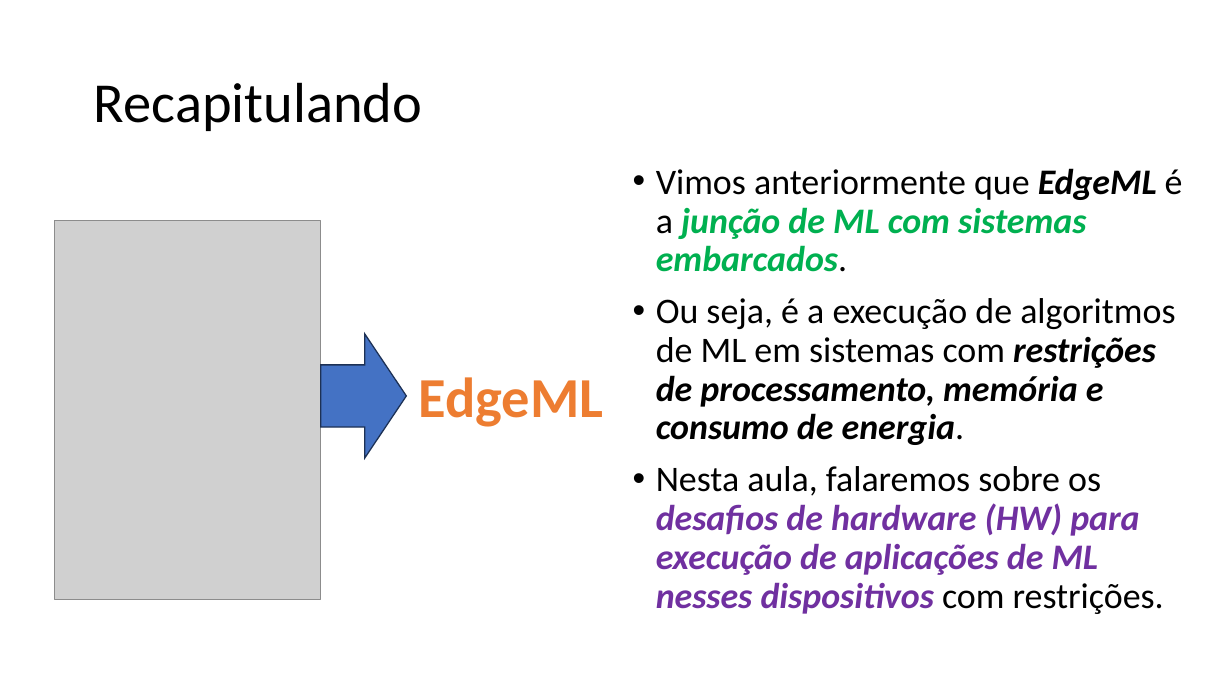
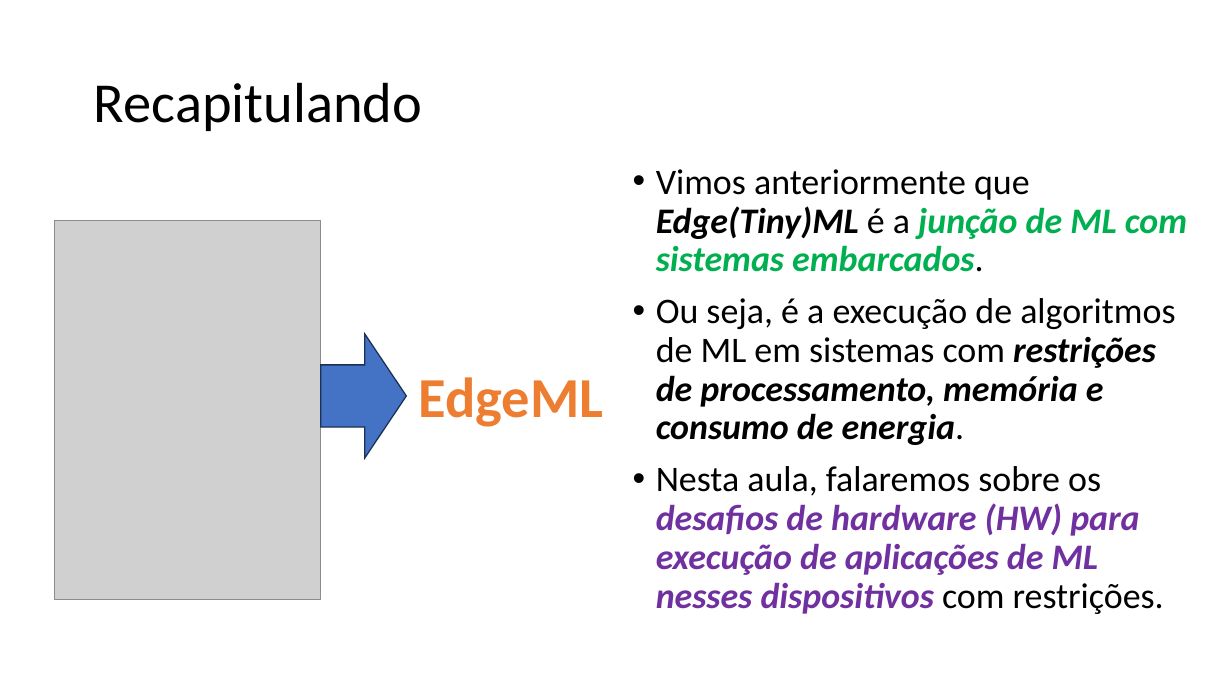
Before and after one commit to zz4fap/tp557-iot-ml, a slide deck: slide 2 of slides/TP557_2_Desafios_do_TinyML_sistemas_embarcados.pptx. Drawn at 1232x693 pixels with LibreOffice and Linux fonts; fonts in the diff are those of the drawing; grey boxes stand for pictures. Boxes give left, top, right and bottom in pixels: in the first picture for what was removed or moved away, otherwise in the second. Text is boxed around its words. In the diff, an @@ line names an element or a change of style, - is before the commit and + after.

```diff
--- a/slides/TP557_2_Desafios_do_TinyML_sistemas_embarcados.pptx
+++ b/slides/TP557_2_Desafios_do_TinyML_sistemas_embarcados.pptx
@@ text at <box>656,169,1187,272</box>: text changed; text colour #00B050 to #000000 @@
-• Vimos anteriormente que EdgeML é a junção de ML com sistemas embarcados.
+• Vimos anteriormente que Edge(Tiny)ML é a junção de ML com sistemas embarcados.
```
Also in this commit, not shown: 24 other slides changed, 4 slides added, 1 other file.
